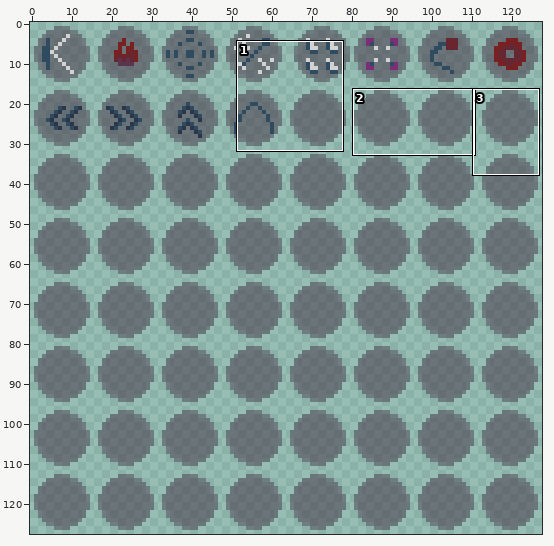
One commit to this pixel-art file: Working_Files/Art/Upgrades/Upgrades.aseprite. Above, an overview of the earlier version with the close-up marked.
Close-up. Before:
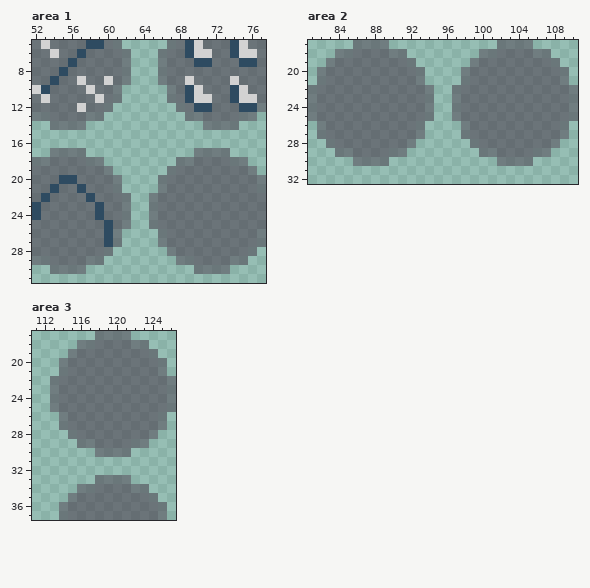
128x128 pixels, 1 frame. Shown: area 1: x 52..77, y 5..31; area 2: x 81..110, y 17..32; area 3: x 111..126, y 17..37.
The same view after the edit:
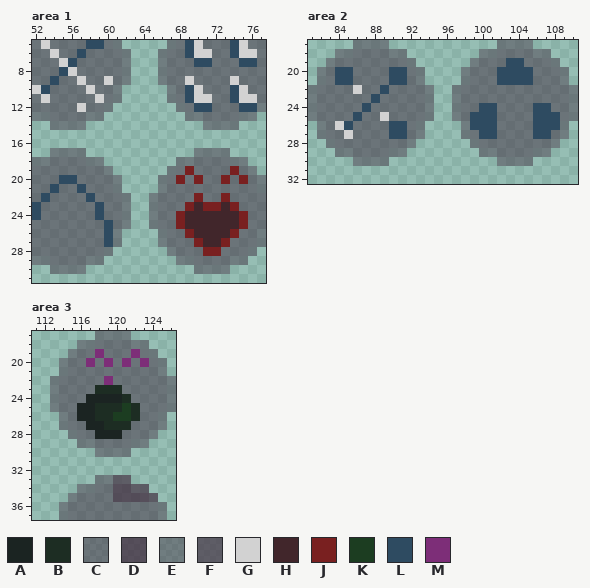
Palette (. is transparent): A #1b2422  B #1d2d23  C #412b3e80  D #412b3ec0  E #4b3d4d80  F #4b3d4dc0  G #d2d2d2  H #41262b  J #792020  K #1c3d21  L #2e4b61  M #7d2e78
What changed:
{"where": "area 1"}
{"y":7,"x":55,"old":"C","new":"G"}
{"y":8,"x":56,"old":"C","new":"G"}
{"y":19,"x":69,"old":"C","new":"J"}
{"y":19,"x":74,"old":"C","new":"J"}
{"y":20,"x":68,"old":"C","new":"J"}
{"y":20,"x":70,"old":"C","new":"J"}
{"y":20,"x":73,"old":"C","new":"J"}
{"y":20,"x":75,"old":"C","new":"J"}
{"y":22,"x":70,"old":"C","new":"J"}
{"y":22,"x":73,"old":"C","new":"J"}
{"y":23,"x":69,"old":"CCCCCC","new":"JHJJHJ"}
{"y":24,"x":68,"old":"CCCCCCCC","new":"JHHHHHHJ"}
{"y":25,"x":68,"old":"CCCCCCCC","new":"JHHHHHHJ"}
{"y":26,"x":69,"old":"CCCCCC","new":"JHHHHJ"}
{"y":27,"x":70,"old":"CCCC","new":"JHHJ"}
{"y":28,"x":71,"old":"CC","new":"JJ"}
{"where": "area 2"}
{"y":19,"x":103,"old":"CC","new":"LL"}
{"y":20,"x":84,"old":"CC","new":"LL"}
{"y":20,"x":90,"old":"CC","new":"LL"}
{"y":20,"x":102,"old":"CCCC","new":"LLLL"}
{"y":21,"x":84,"old":"CC","new":"LL"}
{"y":21,"x":90,"old":"CC","new":"LL"}
{"y":21,"x":102,"old":"CCCC","new":"LLLL"}
{"y":22,"x":86,"old":"C","new":"G"}
{"y":22,"x":89,"old":"C","new":"L"}
{"y":23,"x":88,"old":"C","new":"L"}
{"y":24,"x":87,"old":"C","new":"L"}
{"y":24,"x":100,"old":"CC","new":"LL"}
{"y":24,"x":106,"old":"CC","new":"LL"}
{"y":25,"x":86,"old":"C","new":"L"}
{"y":25,"x":89,"old":"C","new":"G"}
{"y":25,"x":99,"old":"CCC","new":"LLL"}
{"y":25,"x":106,"old":"CCC","new":"LLL"}
{"y":26,"x":84,"old":"CC","new":"GL"}
{"y":26,"x":90,"old":"CC","new":"LL"}
{"y":26,"x":99,"old":"CCC","new":"LLL"}
{"y":26,"x":106,"old":"CCC","new":"LLL"}
{"y":27,"x":85,"old":"C","new":"G"}
{"y":27,"x":90,"old":"CC","new":"LL"}
{"y":27,"x":100,"old":"CC","new":"LL"}
{"y":27,"x":106,"old":"CC","new":"LL"}
{"where": "area 3"}
{"y":19,"x":118,"old":"C","new":"M"}
{"y":19,"x":122,"old":"C","new":"M"}
{"y":20,"x":117,"old":"C","new":"M"}
{"y":20,"x":119,"old":"C","new":"M"}
{"y":20,"x":121,"old":"C","new":"M"}
{"y":20,"x":123,"old":"C","new":"M"}
{"y":22,"x":119,"old":"C","new":"M"}
{"y":23,"x":118,"old":"CCC","new":"BBB"}
{"y":24,"x":117,"old":"CCCCC","new":"AAAAB"}
{"y":25,"x":116,"old":"CCCCCCC","new":"AABBBKB"}
{"y":26,"x":116,"old":"CCCCCCC","new":"AABBKKB"}
{"y":27,"x":117,"old":"CCCCC","new":"AABBB"}
{"y":28,"x":118,"old":"CCC","new":"AAA"}
{"y":33,"x":120,"old":"EE","new":"FF"}
{"y":34,"x":120,"old":"CCEE","new":"DDFF"}
{"y":35,"x":120,"old":"CCCCE","new":"DDDDF"}
{"label":"changed","picture_box":[59,58,77,76]}
{"label":"changed","picture_box":[176,166,248,256]}
{"label":"changed","picture_box":[470,58,560,139]}
{"label":"changed","picture_box":[335,67,407,139]}
{"label":"changed","picture_box":[77,349,149,439]}
{"label":"changed","picture_box":[113,475,158,502]}
